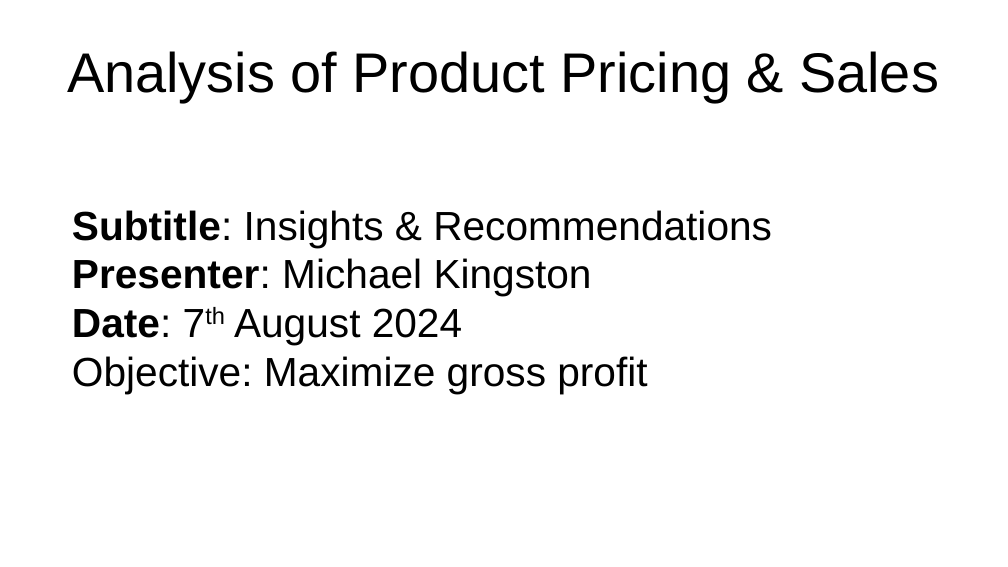
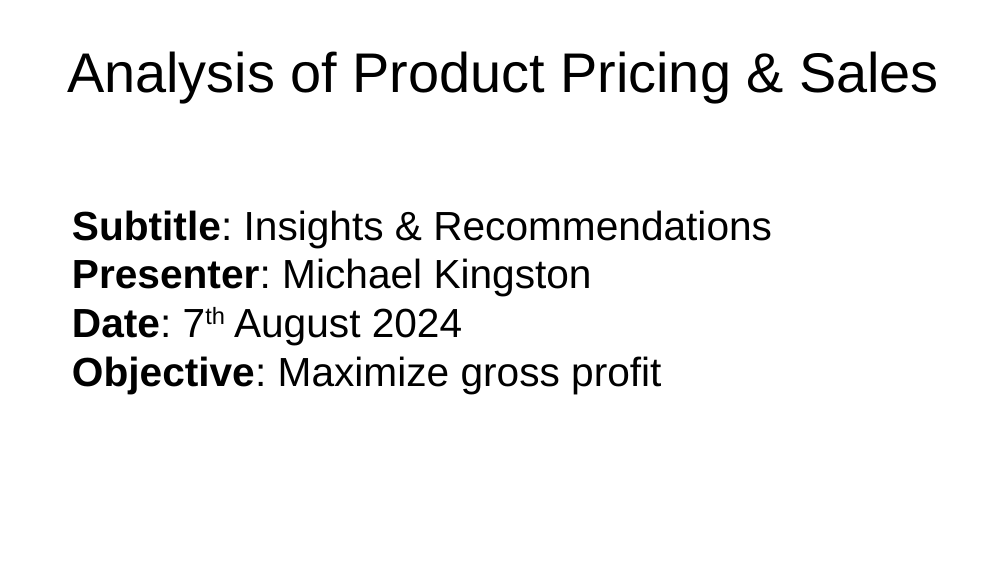
Before and after one commit to mkingopng/Dominos_senior_data_scientist, a slide deck: slide 1 of presentation v1.pptx. Drawn at 1008x567 pixels with LibreOffice and Linux fonts; fonts in the diff are those of the drawing. Boxes give left, top, right and bottom in pixels: in the first picture for what was removed or moved away, otherwise in the second. Text is boxed around its words. In the diff, an @@ line names an element or a change of style, - is before the commit and + after.

```diff
--- a/presentation v1.pptx
+++ b/presentation v1.pptx
@@ subtitle at bbox=[72, 356, 661, 394]: bold on in "Objective:" @@
```
Also in this commit, not shown: 4 other slides changed, 9 other files.
